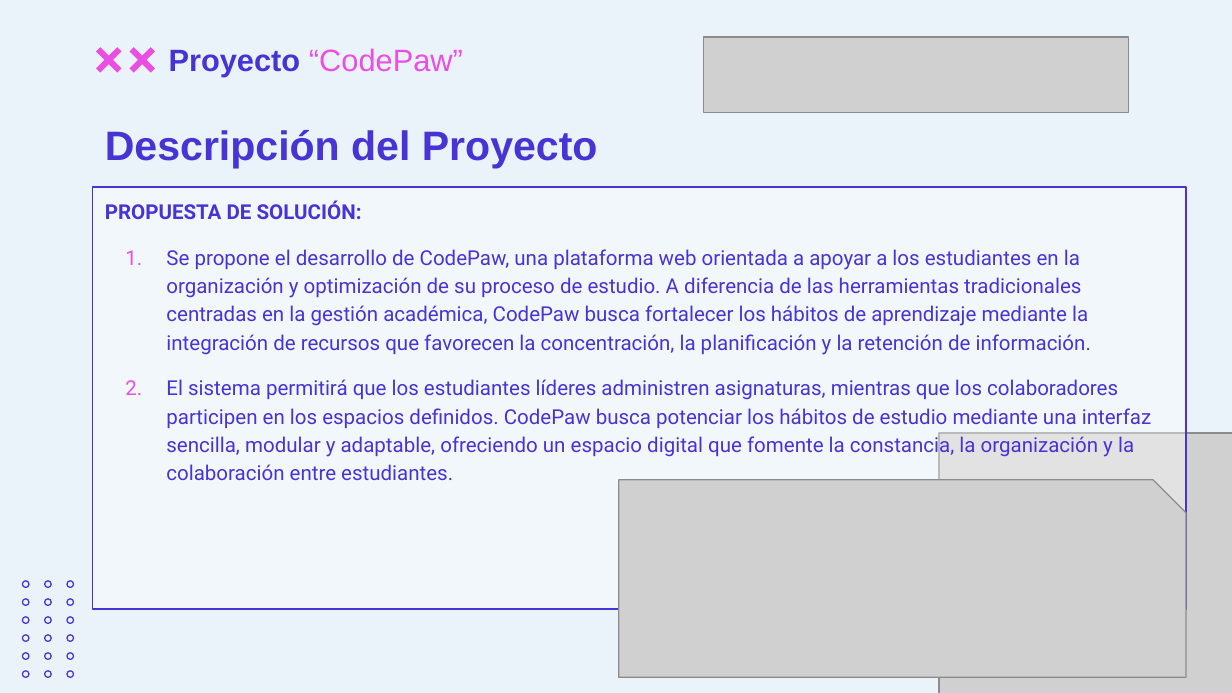
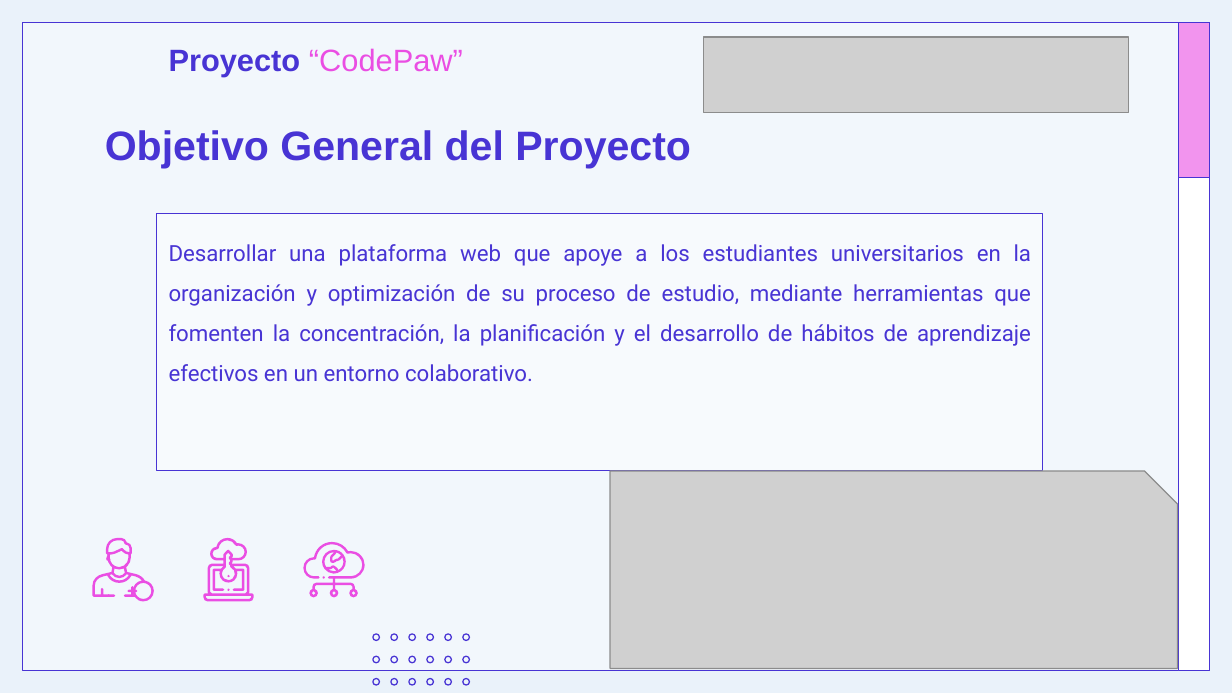
Before and after one commit to Yuyo00/CodePaw, a slide deck: slide 4 of Fase 2/Evidencias Proyecto/Presentación Proyecto.pptx. Drawn at 1232x693 pixels with LibreOffice and Linux fonts; fonts in the diff are those of the drawing; grey boxes stand for pictures; background and template pictures are left out. Boxes give left, top, right and bottom in pixels: in the first picture for what was removed or moved away, otherwise in the second. Text is boxed around its words. In the diff, an @@ line names an element or a change of style, - is before the commit and + after.

Commit message:
Entrega Semana 15

```diff
--- a/Fase 2/Evidencias Proyecto/Presentación Proyecto.pptx
+++ b/Fase 2/Evidencias Proyecto/Presentación Proyecto.pptx
@@ rectangle added at (22, 22, 1210, 670), fill #FFFFFF at 40% opacity, outline #4834D4 0.75 pt @@
@@ rectangle added at (1178, 22, 1210, 670), fill #FFFFFF, outline #4834D4 0.75 pt @@
@@ rectangle added at (1178, 22, 1210, 177), fill #EA4EE3 at 60% opacity, outline #4834D4 0.75 pt @@
@@ freeform shape removed at (96, 47, 122, 73) @@
@@ freeform shape removed at (129, 47, 155, 73) @@
@@ title at (105, 130, 691, 169): text changed @@
-Descripción del Proyecto
+Objetivo General del Proyecto
@@ subtitle removed at (92, 187, 1186, 610) @@
-PROPUESTA DE SOLUCIÓN:
-1. Se propone el desarrollo de CodePaw, una plataforma web orientada a apoyar a los estudiantes en la organización y optimización de su proceso de estudio. A diferencia de las herramientas tradicionales centradas en la gestión académica, CodePaw busca fortalecer los hábitos de aprendizaje mediante la integración de recursos que favorecen la concentración, la planificación y la retención de información.
-2. El sistema permitirá que los estudiantes líderes administren asignaturas, mientras que los colaboradores participen en los espacios definidos. CodePaw busca potenciar los hábitos de estudio mediante una interfaz sencilla, modular y adaptable, ofreciendo un espacio digital que fomente la constancia, la organización y la colaboración entre estudiantes.
@@ subtitle added at (156, 213, 1044, 471), fill #FFFFFF at 40% opacity, outline #4834D4 0.75 pt, 13 pt, text #4834D4 @@
+Desarrollar una plataforma web que apoye a los estudiantes universitarios en la organización y optimización de su proceso de estudio, mediante herramientas que fomenten la concentración, la planificación y el desarrollo de hábitos de aprendizaje efectivos en un entorno colaborativo.
@@ picture removed at (939, 434, 1232, 693) @@
@@ picture: place and size @@
-picture at (618, 480, 1185, 678)
+picture at (610, 471, 1177, 668)
@@ freeform shape added at (92, 538, 154, 602), fill #EA4EE3 @@
@@ freeform shape added at (203, 538, 254, 602), fill #EA4EE3 @@
@@ freeform shape at (106, 556, 111, 562): fill none to #EA4EE3; outline #4834D4 0.75 pt to none; rotation 270 to 0 degrees; outline redrawn @@
@@ freeform shape added at (303, 542, 365, 598), fill #EA4EE3 @@
@@ freeform shape added at (322, 549, 345, 573), fill #EA4EE3 @@
@@ group removed at (22, 580, 73, 676): 16 freeform shapes @@
@@ freeform shape added at (107, 595, 110, 598), fill #EA4EE3 @@
@@ freeform shape at (127, 586, 137, 596): fill none to #EA4EE3; outline #4834D4 0.75 pt to none; rotation 270 to 0 degrees; outline redrawn @@
@@ freeform shape added at (227, 575, 229, 578), fill #EA4EE3 @@
@@ freeform shape added at (227, 589, 229, 591), fill #EA4EE3 @@
@@ group added at (373, 634, 469, 685): 18 freeform shapes @@
```
Also in this commit, not shown: 10 other slides changed, 1 slide added, 1 slide removed.
